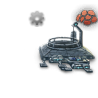
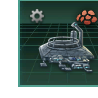
Layered file, before and after one edit (w=98, h=98). Changes by layer:
added layer "gear copy" above "building_wildcat_miners.dds" over 28, 8, 46, 25
moved "building_wildcat_miners.dds" above "Pasted Layer #1" over 23, 19, 98, 78
painted on "Pasted Layer #1" over 18, 0, 98, 87
